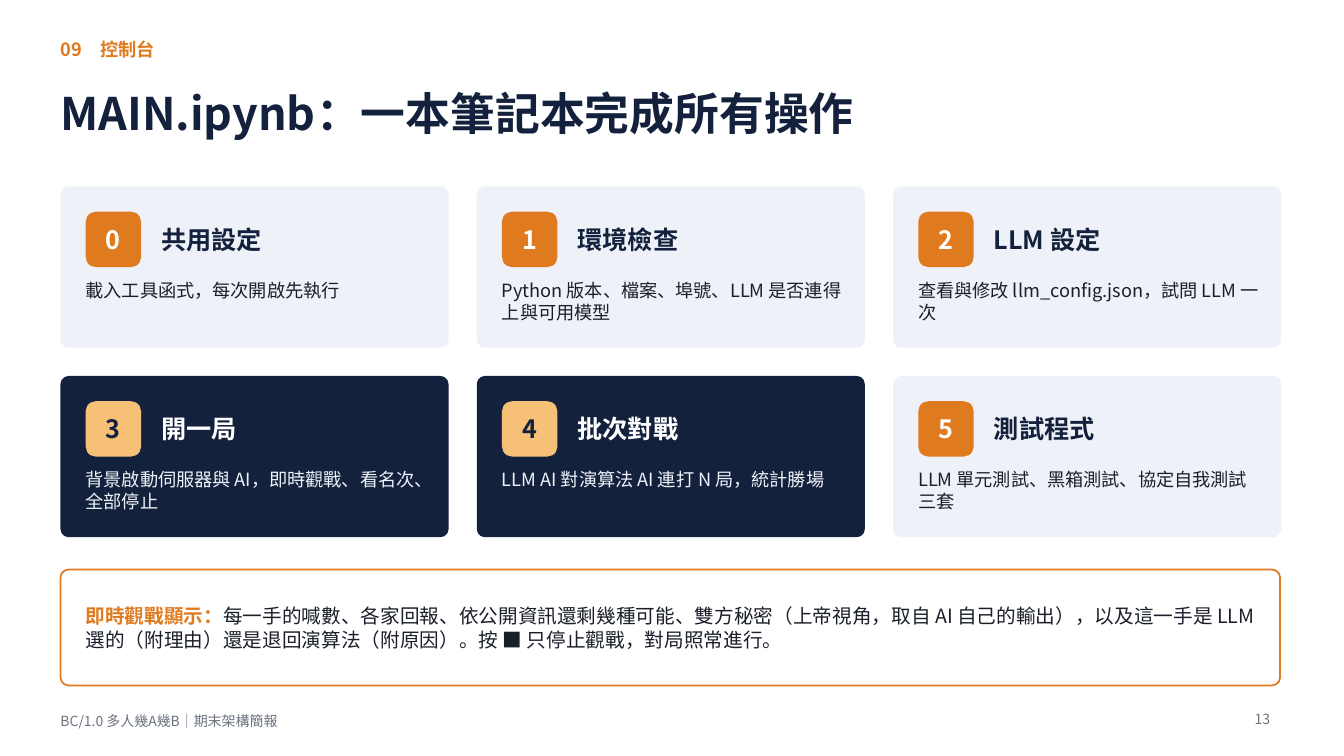
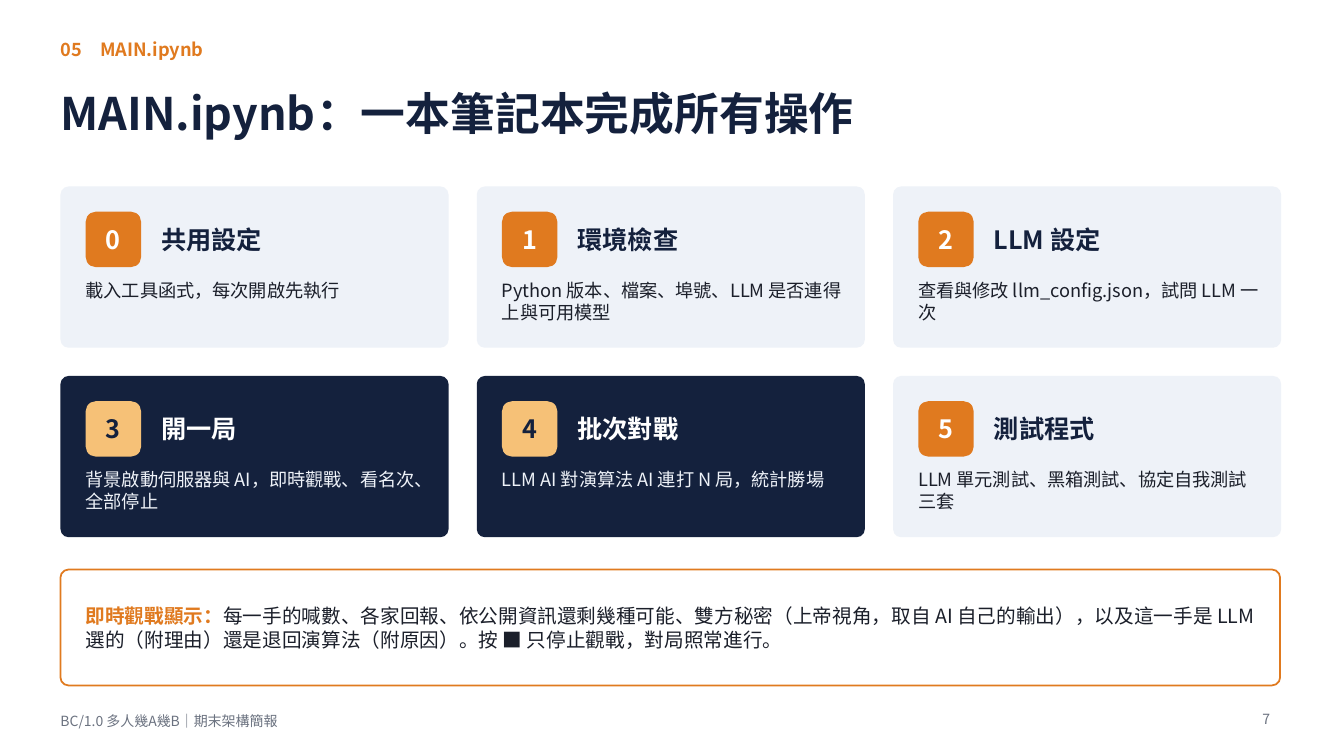
Before and after one commit to TAIWAN-ET/web_application2026_project, a slide deck: slide 7 of slides/期末架構簡報.pptx (slide 13 before the commit). Drawn at 1344x756 pixels with LibreOffice and Linux fonts; fonts in the diff are those of the drawing. Boxes give left, top, right and bottom in pixels: in the first picture for what was removed or moved away, otherwise in the second. Text is boxed around its words. In the diff, an @@ line names an element or a change of style, - is before the commit and + after.

```diff
--- a/slides/期末架構簡報.pptx
+++ b/slides/期末架構簡報.pptx
@@ text at <box>60,41,203,60</box>: text changed @@
-09 控制台
+05 MAIN.ipynb
@@ page number at <box>1262,714,1270,724</box>: text changed @@
-13
+7
```
Also in this commit, not shown: 5 other slides changed, 2 slides added, 9 slides removed, 2 other files.
